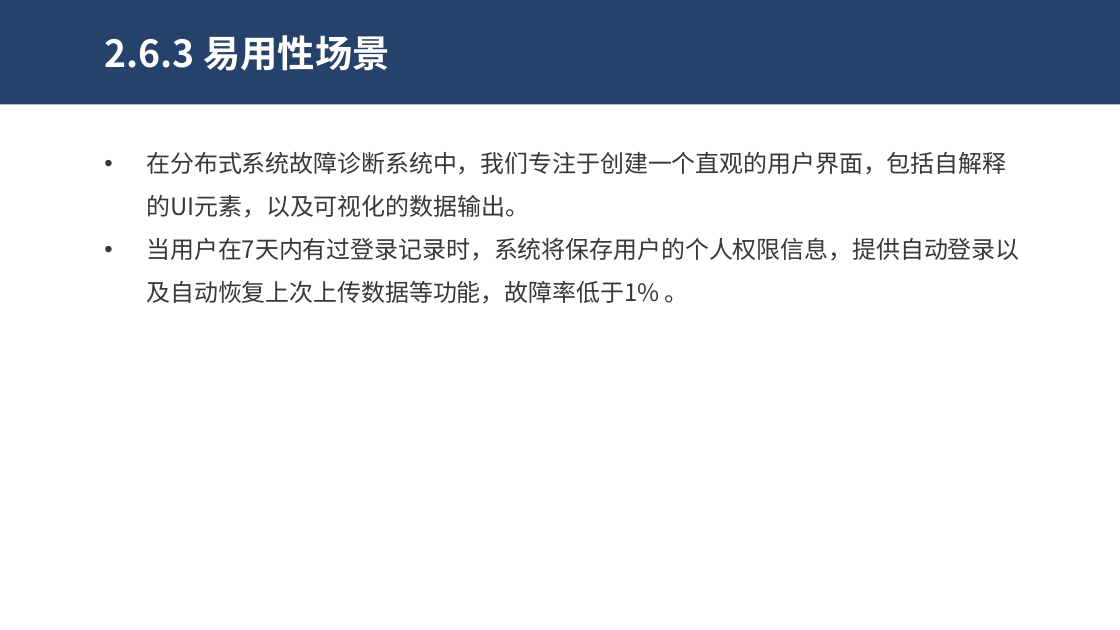
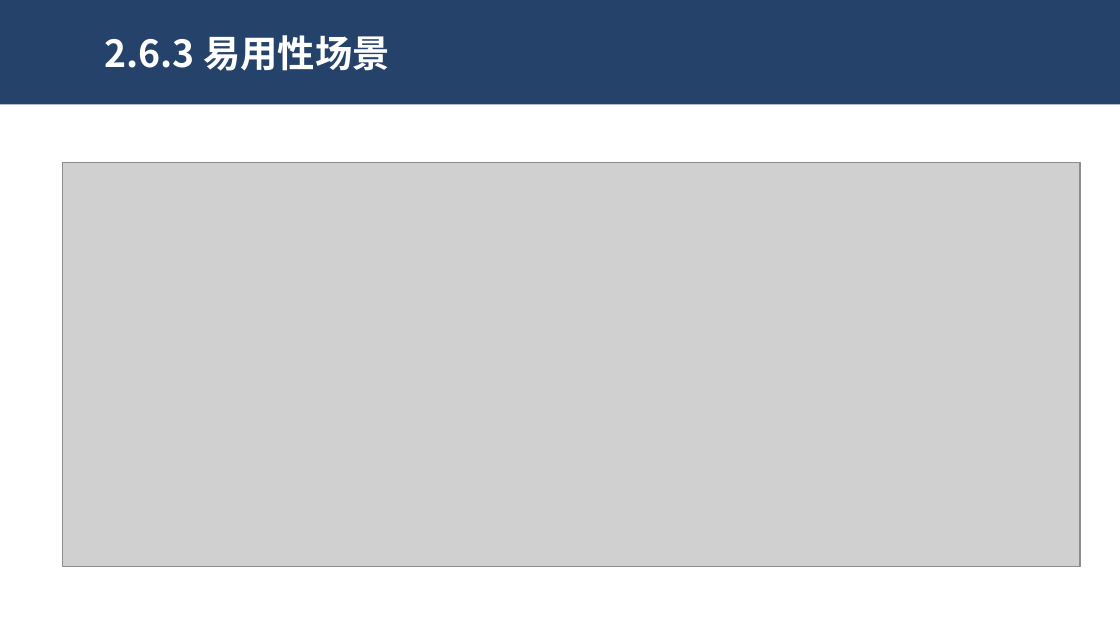
Before and after one commit to dekrt/SoftwareArchitecture, a slide deck: slide 29 of 架构设计-ArchitectureDesign/ArchitectureDesign.pptx (slide 27 before the commit). Drawn at 1120x630 pixels with LibreOffice and Linux fonts; fonts in the diff are those of the drawing; grey boxes stand for pictures. Boxes give left, top, right and bottom in pixels: in the first picture for what was removed or moved away, otherwise in the second. Text is boxed around its words. In the diff, an @@ line names an element or a change of style, - is before the commit and + after.

```diff
--- a/架构设计-ArchitectureDesign/ArchitectureDesign.pptx
+++ b/架构设计-ArchitectureDesign/ArchitectureDesign.pptx
@@ picture added at (63, 162, 1080, 567) @@
@@ text removed at (146, 152, 1019, 303) @@
-• 在分布式系统故障诊断系统中，我们专注于创建一个直观的用户界面，包括自解释的UI元素，以及可视化的数据输出。
-• 当用户在7天内有过登录记录时，系统将保存用户的个人权限信息，提供自动登录以及自动恢复上次上传数据等功能，故障率低于1% 。
```
Also in this commit, not shown: 8 other slides changed, 5 slides added, 1 slide removed, 3 other files.
